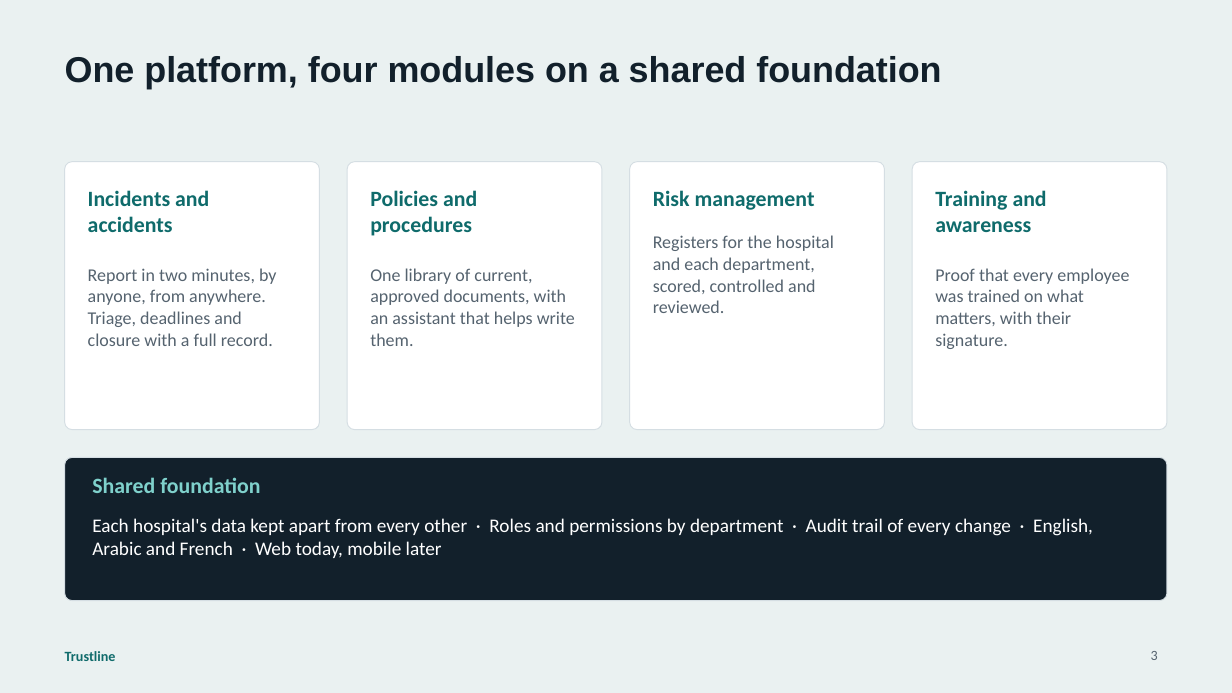
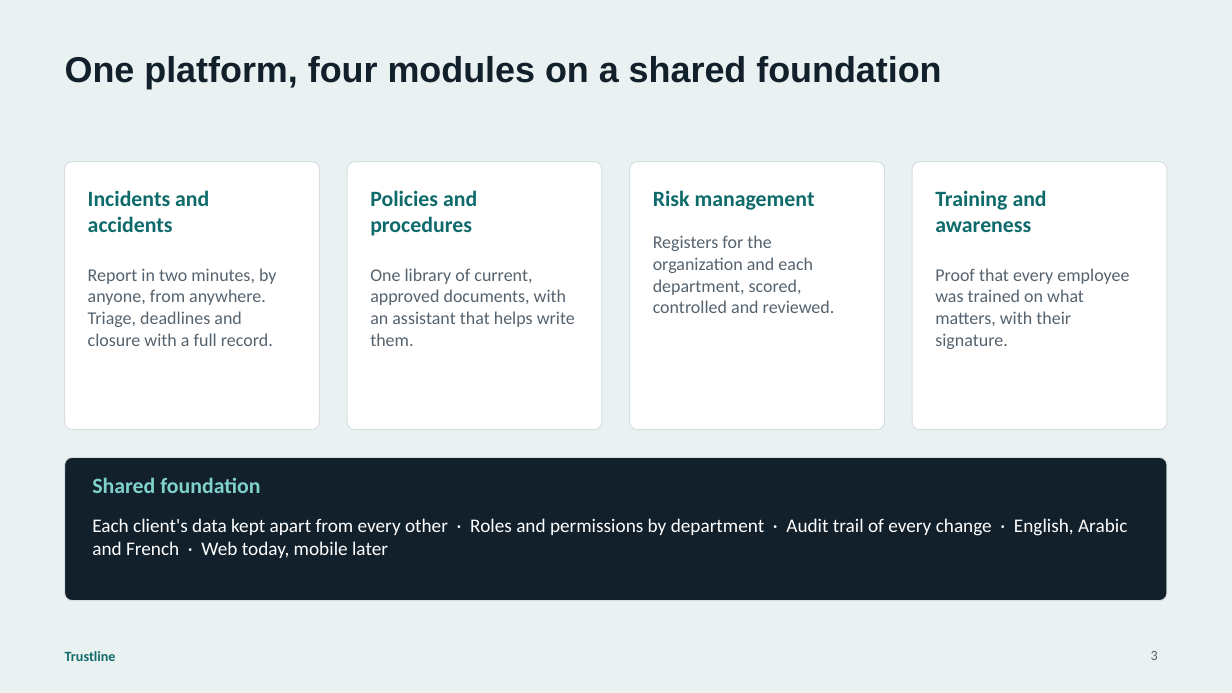
Before and after one commit to husseinalbustany/Trustline, a slide deck: slide 3 of docs/presentations/Trustline-Platform-Overview.pptx. Drawn at 1232x693 pixels with LibreOffice and Linux fonts; fonts in the diff are those of the drawing. Boxes give left, top, right and bottom in pixels: in the first picture for what was removed or moved away, otherwise in the second. Text is boxed around its words. In the diff, an @@ line names an element or a change of style, - is before the commit and + after.

```diff
--- a/docs/presentations/Trustline-Platform-Overview.pptx
+++ b/docs/presentations/Trustline-Platform-Overview.pptx
@@ text at [653,235,835,313]: text changed @@
-Registers for the hospital and each department, scored, controlled and reviewed.
+Registers for the organization and each department, scored, controlled and reviewed.
@@ text at [92,518,1127,558]: text changed @@
-Each hospital's data kept apart from every other · Roles and permissions by department · Audit trail of every change · English, Arabic and French · Web today, mobile later
+Each client's data kept apart from every other · Roles and permissions by department · Audit trail of every change · English, Arabic and French · Web today, mobile later
```
Also in this commit, not shown: 16 other slides changed, 10 slides added, 2 other files.
